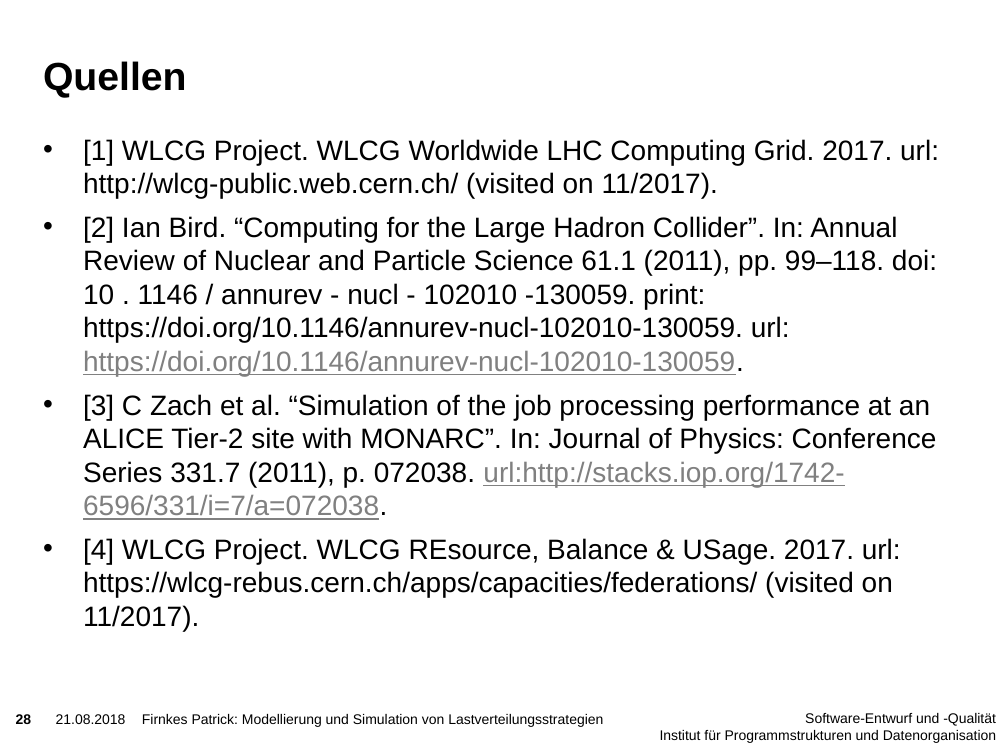
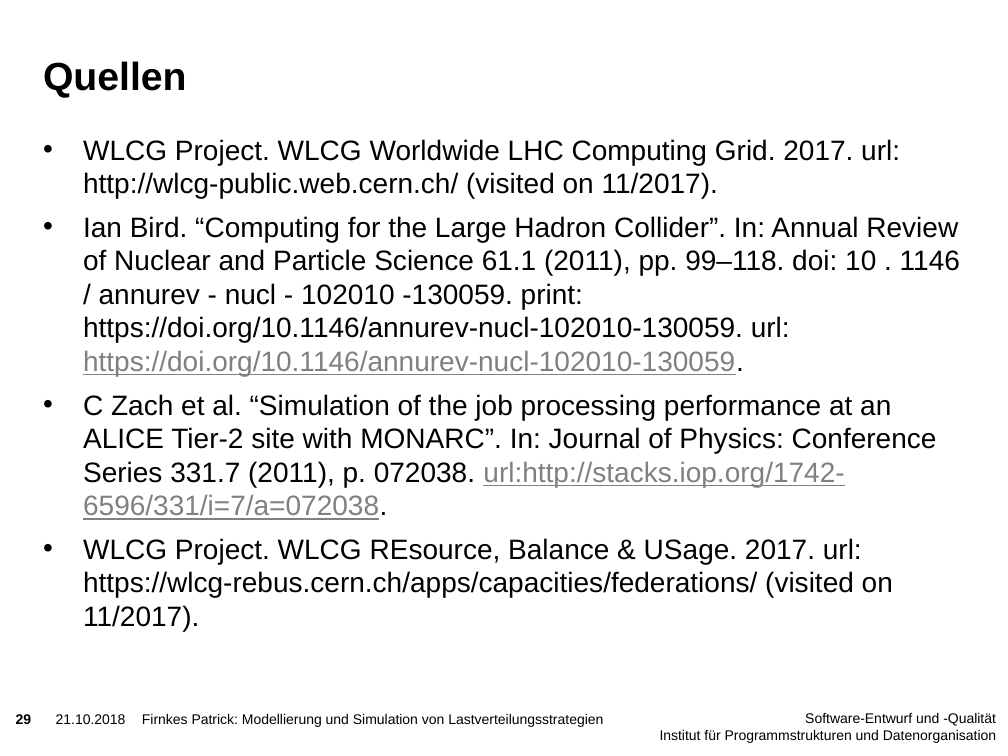
Before and after one commit to PatFirn/wlcg-loadbalancing, a slide deck: slide 29 of presentations/abschluss.pptx (slide 28 before the commit). Drawn at 1008x756 pixels with LibreOffice and Linux fonts; fonts in the diff are those of the drawing; background and template pictures are left out. Boxes give left, top, right and bottom in pixels: in the first picture for what was removed or moved away, otherwise in the second. Text is boxed around its words. In the diff, an @@ line names an element or a change of style, - is before the commit and + after.

```diff
--- a/presentations/abschluss.pptx
+++ b/presentations/abschluss.pptx
@@ text at bbox=[83, 139, 960, 631]: text changed @@
-• [1] WLCG Project. WLCG Worldwide LHC Computing Grid. 2017. url: http://wlcg-public.web.cern.ch/ (visited on 11/2017).
-• [2] Ian Bird. “Computing for the Large Hadron Collider”. In: Annual Review of Nuclear and Particle Science 61.1 (2011), pp. 99–118. doi: 10 . 1146 / annurev - nucl - 102010 -130059. print: https://doi.org/10.1146/annurev-nucl-102010-130059. url: https://doi.org/10.1146/annurev-nucl-102010-130059.
-• [3] C Zach et al. “Simulation of the job processing performance at an ALICE Tier-2 site with MONARC”. In: Journal of Physics: Conference Series 331.7 (2011), p. 072038. url:http://stacks.iop.org/1742-6596/331/i=7/a=072038.
-• [4] WLCG Project. WLCG REsource, Balance & USage. 2017. url: https://wlcg-rebus.cern.ch/apps/capacities/federations/ (visited on 11/2017).
+• WLCG Project. WLCG Worldwide LHC Computing Grid. 2017. url: http://wlcg-public.web.cern.ch/ (visited on 11/2017).
+• Ian Bird. “Computing for the Large Hadron Collider”. In: Annual Review of Nuclear and Particle Science 61.1 (2011), pp. 99–118. doi: 10 . 1146 / annurev - nucl - 102010 -130059. print: https://doi.org/10.1146/annurev-nucl-102010-130059. url: https://doi.org/10.1146/annurev-nucl-102010-130059.
+• C Zach et al. “Simulation of the job processing performance at an ALICE Tier-2 site with MONARC”. In: Journal of Physics: Conference Series 331.7 (2011), p. 072038. url:http://stacks.iop.org/1742-6596/331/i=7/a=072038.
+• WLCG Project. WLCG REsource, Balance & USage. 2017. url: https://wlcg-rebus.cern.ch/apps/capacities/federations/ (visited on 11/2017).
@@ text at bbox=[56, 714, 126, 724]: text changed @@
-21.08.2018
+21.10.2018
```
Also in this commit, not shown: 25 other slides changed, 7 slides added, 8 slides removed.
